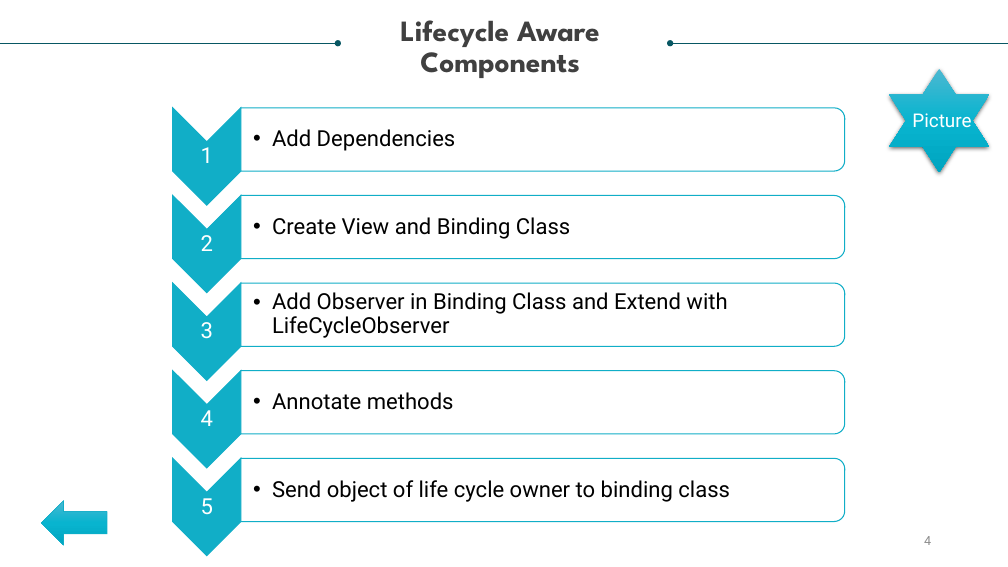
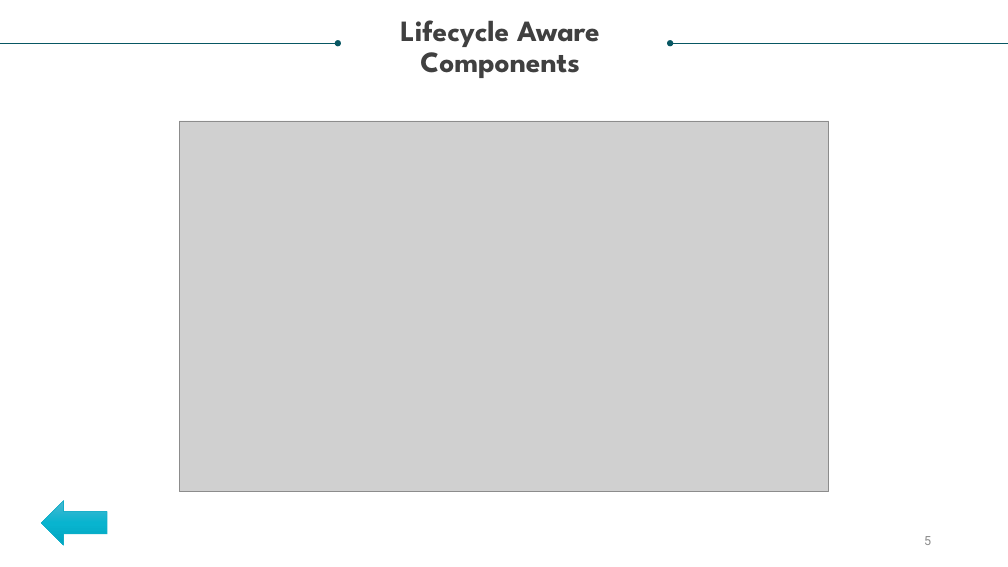
Before and after one commit to the-kool-sk/AndroidArchitectureComponents_Demo, a slide deck: slide 5 of Model – View - View Model.pptx (slide 4 before the commit). Drawn at 1008x567 pixels with LibreOffice and Linux fonts; fonts in the diff are those of the drawing; grey boxes stand for pictures. Boxes give left, top, right and bottom in pixels: in the first picture for what was removed or moved away, otherwise in the second. Text is boxed around its words. In the diff, an @@ line names an element or a change of style, - is before the commit and + after.

```diff
--- a/Model – View - View Model.pptx
+++ b/Model – View - View Model.pptx
@@ star removed at (889,69,989,172) @@
@@ text removed at (912,113,971,127) @@
-Picture
@@ picture added at (179,121,829,492) @@
@@ group removed at (173,108,845,556): 10 texts, 5 chevrons, 5 round same rects @@
-1
-  •• Add Dependencies
-2
-  •• Create View and Binding Class
-3
-  •• Add Observer in Binding Class and Extend with LifeCycleObserver
-4
-  •• Annotate methods
-5
-  •• Send object of life cycle owner to binding class
@@ page number at (924,536,931,545): text changed @@
-4
+5
```
Also in this commit, not shown: 3 other slides changed, 5 slides added, 5 slides removed.
